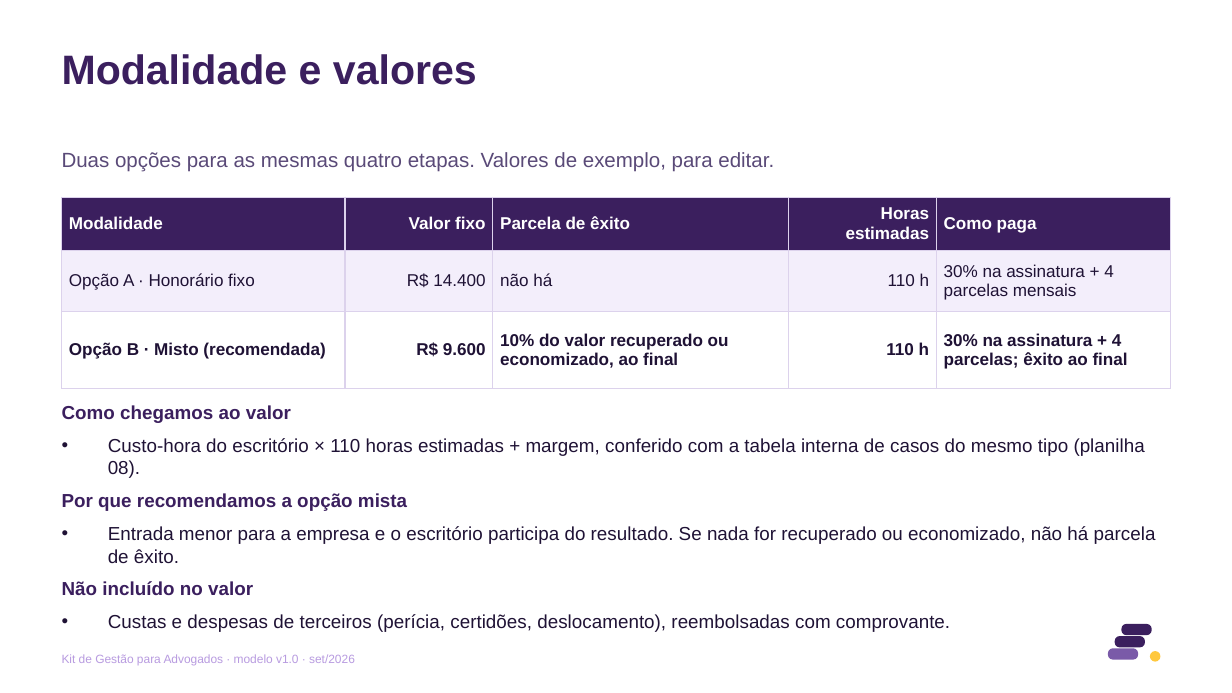
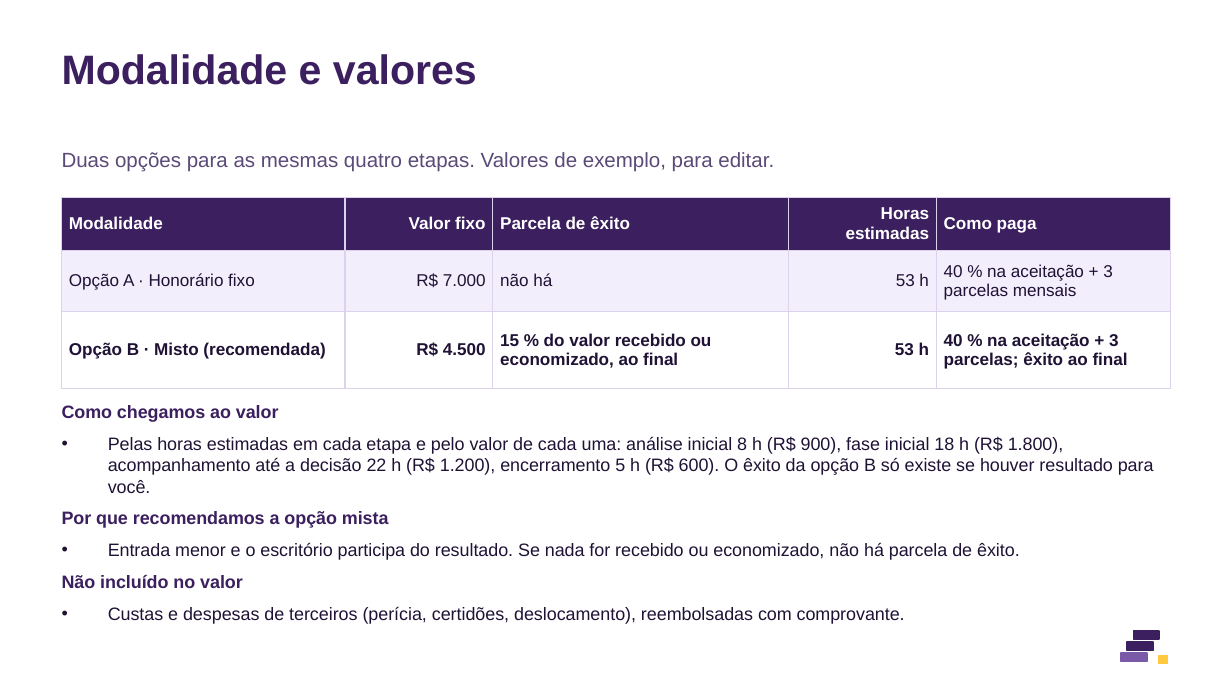
Before and after one commit to eduardomtzz/claude-code, a slide deck: slide 5 of projetos/gestao-ia-planilhas/produto/kit-advogados/28-modelo-proposta-de-honorarios-10-slides.pptx. Drawn at 1232x693 pixels with LibreOffice and Linux fonts; fonts in the diff are those of the drawing. Boxes give left, top, right and bottom in pixels: in the first picture for what was removed or moved away, otherwise in the second. Text is boxed around its words. In the diff, an @@ line names an element or a change of style, - is before the commit and + after.

```diff
--- a/projetos/gestao-ia-planilhas/produto/kit-advogados/28-modelo-proposta-de-honorarios-10-slides.pptx
+++ b/projetos/gestao-ia-planilhas/produto/kit-advogados/28-modelo-proposta-de-honorarios-10-slides.pptx
@@ table at (x1=62, y1=197, x2=1170, y2=373) @@
-row 2: Opção A · Honorário fixo | R$ 14.400 | não há | 110 h | 30% na assinatura + 4 parcelas mensais
+row 2: Opção A · Honorário fixo | R$ 7.000 | não há | 53 h | 40 % na aceitação + 3 parcelas mensais
-row 3: Opção B · Misto (recomendada) | R$ 9.600 | 10% do valor recuperado ou economizado, ao final | 110 h | 30% na assinatura + 4 parcelas; êxito ao final
+row 3: Opção B · Misto (recomendada) | R$ 4.500 | 15 % do valor recebido ou economizado, ao final | 53 h | 40 % na aceitação + 3 parcelas; êxito ao final
@@ text at (x1=62, y1=405, x2=905, y2=624): size 11 to 10.5 pt in "Como chegamos ao valor", "Por que recomendamos a opção mista", "Não incluído no valor", "Custas e despesas de terceiros (perícia, certidões, ..." @@
@@ text at (x1=108, y1=436, x2=1154, y2=493): text changed; size 11 to 10.5 pt @@
-• Custo-hora do escritório × 110 horas estimadas + margem, conferido com a tabela interna de casos do mesmo tipo (planilha 08).
+• Pelas horas estimadas em cada etapa e pelo valor de cada uma: análise inicial 8 h (R$ 900), fase inicial 18 h (R$ 1.800), acompanhamento até a decisão 22 h (R$ 1.200), encerramento 5 h (R$ 600). O êxito da opção B só existe se houver resultado para você.
@@ text at (x1=108, y1=543, x2=1020, y2=560): text changed; size 11 to 10.5 pt @@
-• Entrada menor para a empresa e o escritório participa do resultado. Se nada for recuperado ou economizado, não há parcela de êxito.
+• Entrada menor e o escritório participa do resultado. Se nada for recebido ou economizado, não há parcela de êxito.
@@ rounded rectangle removed at (x1=1122, y1=625, x2=1151, y2=634) @@
@@ text removed at (x1=62, y1=654, x2=355, y2=666) @@
-Kit de Gestão para Advogados · modelo v1.0 · set/2026
@@ rounded rectangle removed at (x1=1109, y1=649, x2=1137, y2=659) @@
@@ rounded rectangle removed at (x1=1115, y1=637, x2=1143, y2=647) @@
@@ rectangle added at (x1=1121, y1=653, x2=1147, y2=662), fill #7A5AA8, outline #7A5AA8 1 pt @@
@@ rectangle added at (x1=1127, y1=642, x2=1153, y2=650), fill #3B1F5E, outline #3B1F5E 1 pt @@
@@ rectangle added at (x1=1133, y1=631, x2=1159, y2=639), fill #3B1F5E, outline #3B1F5E 1 pt @@
@@ ellipse removed at (x1=1151, y1=652, x2=1159, y2=660) @@
@@ rectangle added at (x1=1159, y1=655, x2=1168, y2=664), fill #FFC83D, outline #FFC83D 1 pt @@
```
Also in this commit, not shown: 9 other slides changed, 47 other files.
